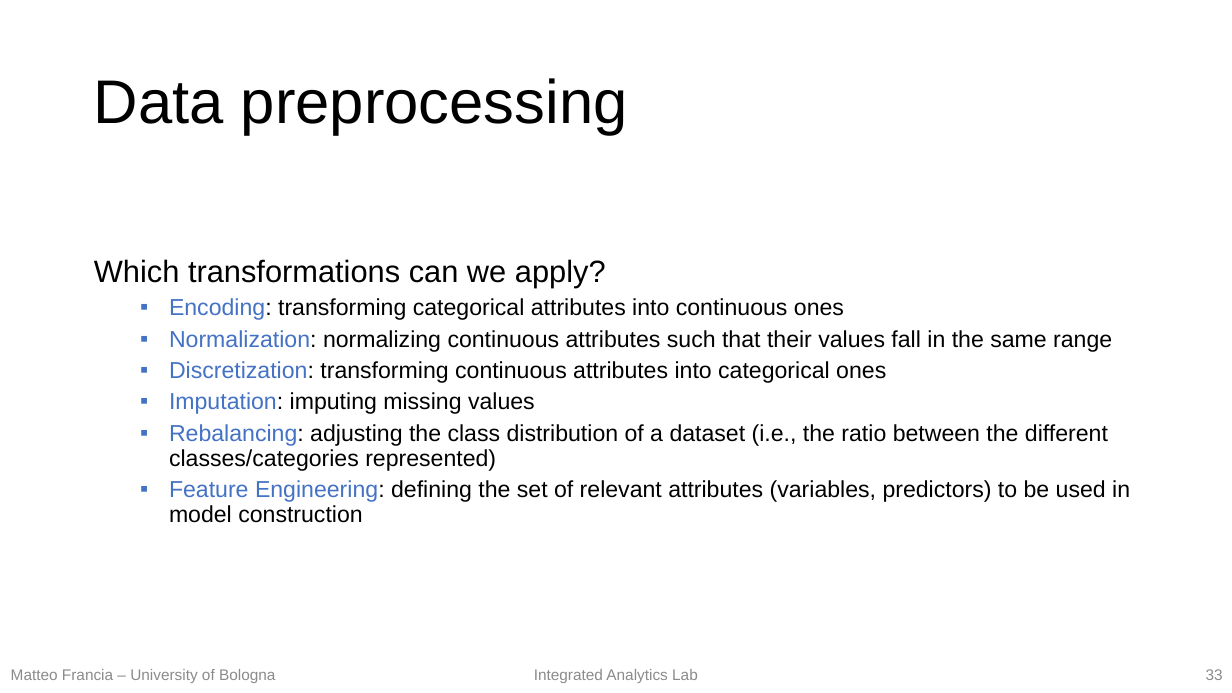
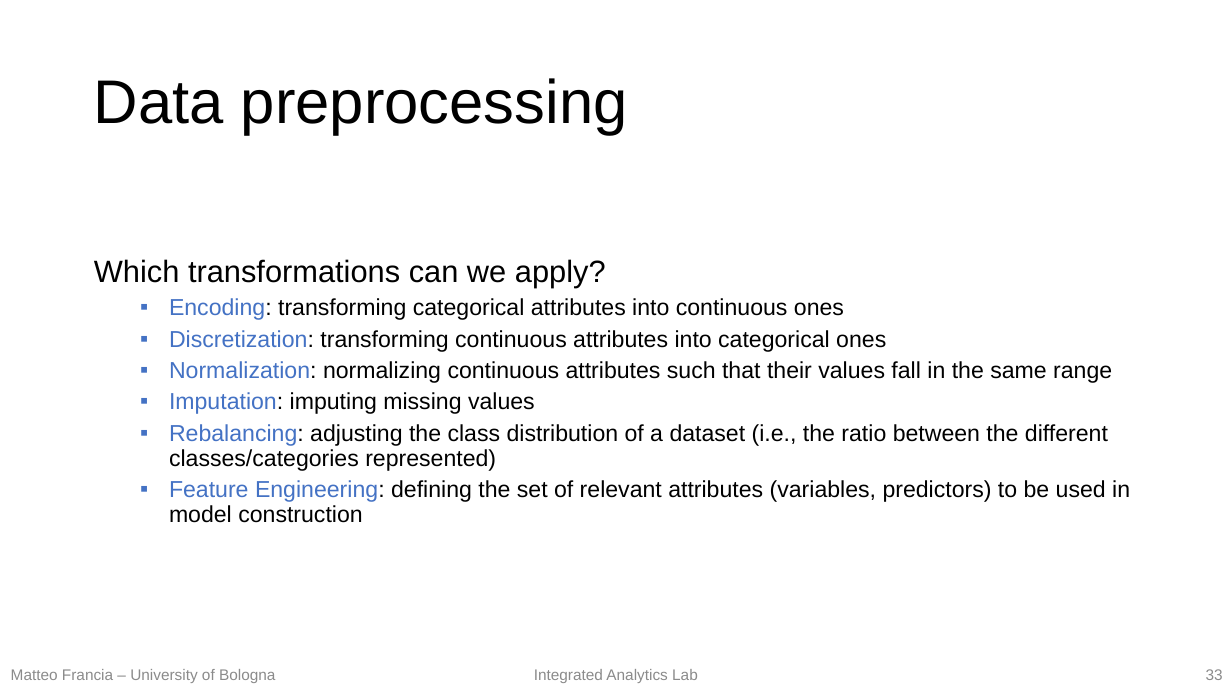
Before and after one commit to w4bo/teaching-handsondatapipelines, a slide deck: slide 33 of 01-DataPreprocessing/01-slides.pptx. Drawn at 1232x693 pixels with LibreOffice and Linux fonts; fonts in the diff are those of the drawing. Boxes give left, top, right and bottom in pixels: in the first picture for what was removed or moved away, otherwise in the second. Text is boxed around its words. In the diff, an @@ line names an element or a change of style, - is before the commit and + after.

```diff
--- a/01-DataPreprocessing/01-slides.pptx
+++ b/01-DataPreprocessing/01-slides.pptx
@@ text at (x1=169, y1=330, x2=886, y2=352): paragraph added @@
+  ▪ Discretization: transforming continuous attributes into categorical ones
@@ text at (x1=169, y1=361, x2=886, y2=383): paragraph removed @@
-  ▪ Discretization: transforming continuous attributes into categorical ones
```
Also in this commit, not shown: 13 other slides changed.
